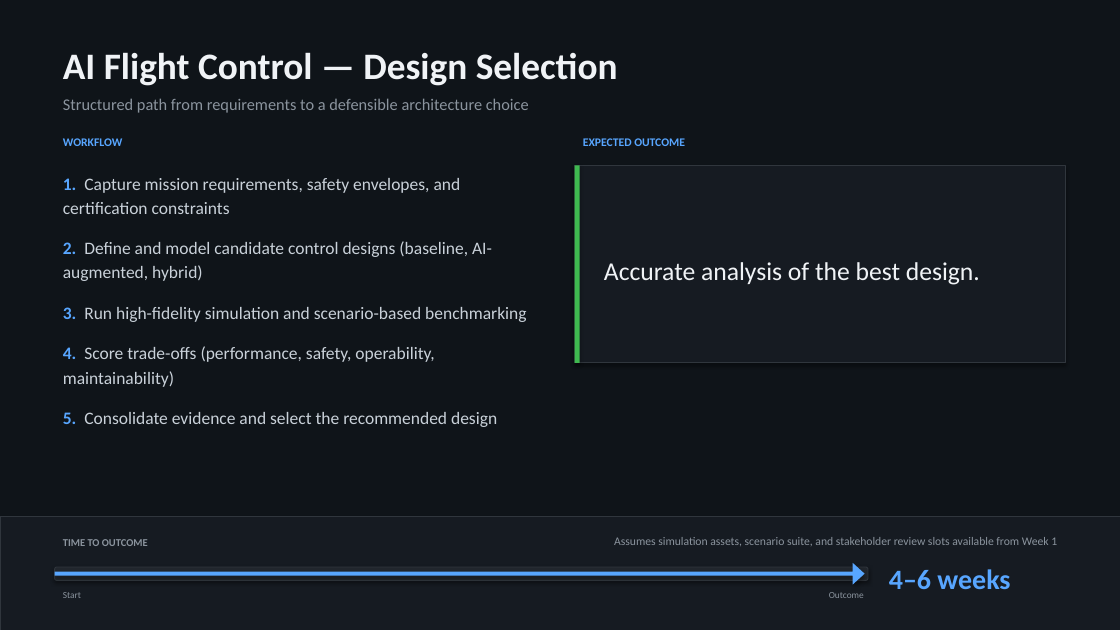
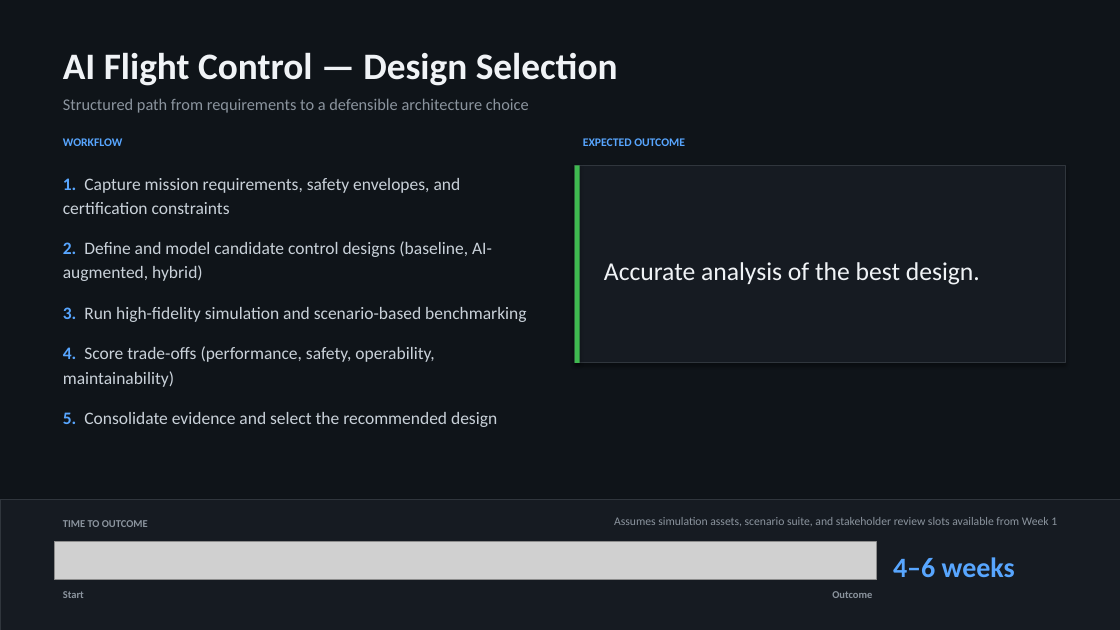
Before and after one commit to chaficjaber-maker/AI-flight-control, a slide deck: slide 1 of slides/ai-flight-control-design-slide.pptx. Drawn at 1120x630 pixels with LibreOffice and Linux fonts; fonts in the diff are those of the drawing; grey boxes stand for pictures. Boxes give left, top, right and bottom in pixels: in the first picture for what was removed or moved away, otherwise in the second. Text is boxed around its words. In the diff, an @@ line names an element or a change of style, - is before the commit and + after.

```diff
--- a/slides/ai-flight-control-design-slide.pptx
+++ b/slides/ai-flight-control-design-slide.pptx
@@ rectangle: place and size @@
-rectangle at [0, 517, 1120, 630]
+rectangle at [0, 500, 1120, 630]
@@ text "TIME TO OUTCOME": place and size @@
-text "TIME TO OUTCOME" at [63, 539, 148, 546]
+text "TIME TO OUTCOME" at [63, 520, 148, 527]
@@ text "Assumes simulation assets, scenario suite, ...": place and size @@
-text "Assumes simulation assets, scenario suite, ..." at [614, 537, 1057, 546]
+text "Assumes simulation assets, scenario suite, ..." at [614, 517, 1057, 526]
@@ rounded rectangle removed at [55, 567, 868, 581] @@
@@ right arrow removed at [55, 563, 865, 585] @@
@@ picture added at [55, 542, 876, 580] @@
@@ text "4–6 weeks": place and size @@
-text "4–6 weeks" at [889, 569, 1010, 589]
+text "4–6 weeks" at [893, 557, 1015, 577]
@@ text "Start" at [63, 591, 84, 598]: size 8 to 9 pt, bold on @@
@@ text "Outcome" at [832, 591, 872, 598]: size 8 to 9 pt, bold on @@
```
Also in this commit, not shown: 1 other file.
